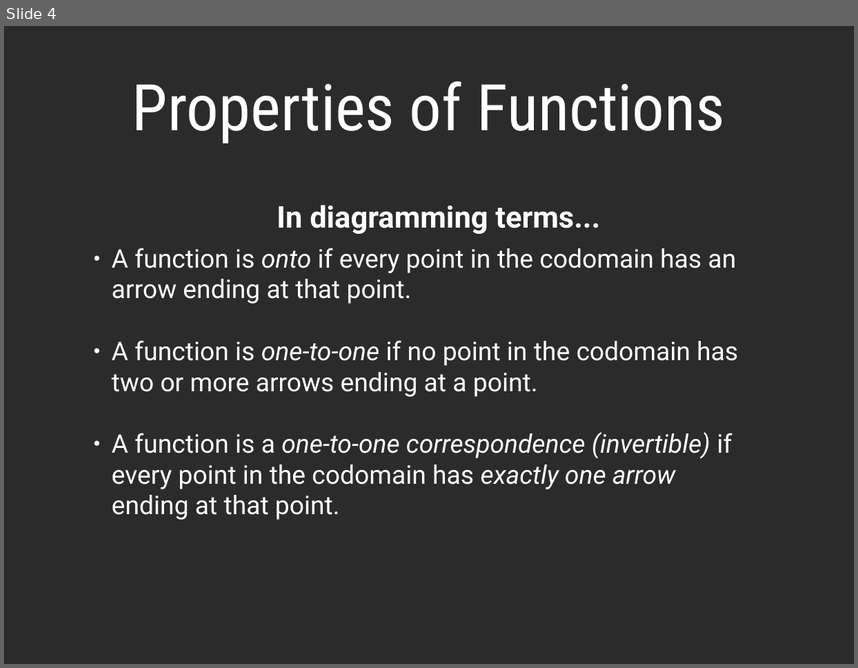
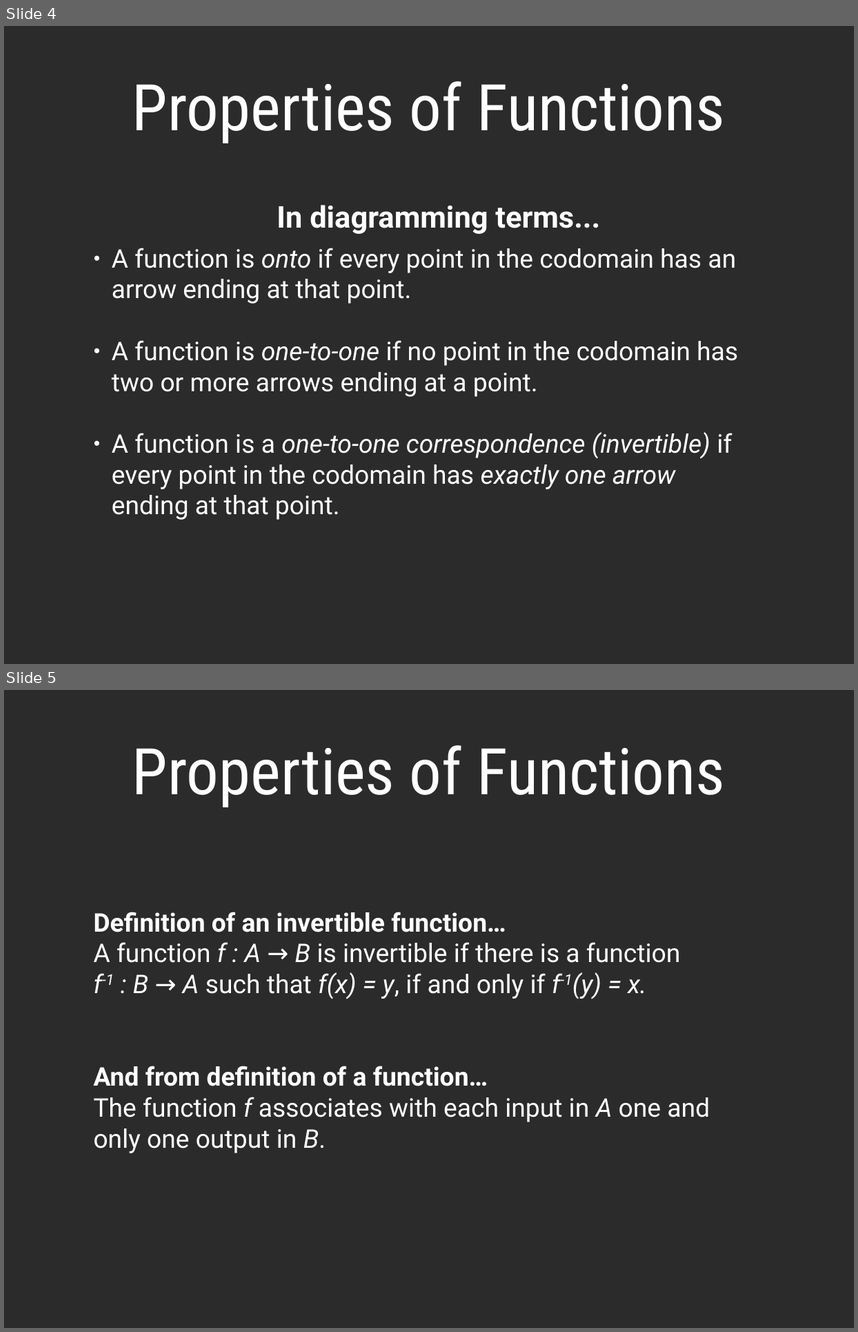
Before and after one commit to nguyenchithien/CS210-Discrete-Structures, a slide deck: Lectures/Lecture Slides 4.3 4.4.odp. Shown one above the other, each under a label of ours: slide 4 before the commit, slides 4 and 5 after it. The pictures are 858x668 and 858x1332 pixels, drawn with LibreOffice and Linux fonts; fonts in the diff are those of the drawing; background and template pictures are left out; a plain dark background stands for a picture behind light text. Boxes give left, top, right and bottom in pixels: in the first picture for what was removed or moved away, otherwise in the second. Text is boxed around its words. In the diff, an @@ line names an element or a change of style, - is before the commit and + after.

```diff
--- a/Lectures/Lecture Slides 4.3 4.4.odp
+++ b/Lectures/Lecture Slides 4.3 4.4.odp
@@ slide 5 added at [4, 690, 854, 1328], background picture (left out) @@
@@ title added at [132, 745, 725, 807], 60 pt, text #FFFFFF @@
+Properties of Functions
@@ text added at [94, 911, 710, 1153], 24 pt, text #FFFFFF @@
+Definition of an invertible function…
+A function f : A → B is invertible if there is a function
+f-1 : B → A such that f(x) = y, if and only if f-1(y) = x.
+And from definition of a function…
+The function f associates with each input in A one and only one output in B.
```
Also in this commit, not shown: 1 slide changed, 2 other slides added, 1 other file.
